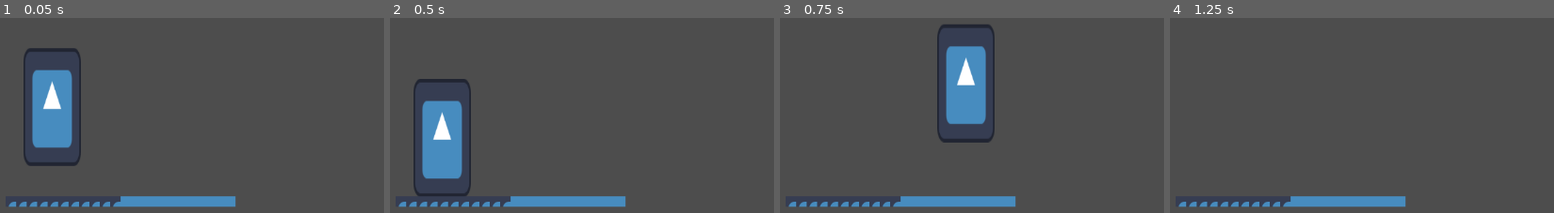
Above: before the commit, frames 1-4 (left to right).
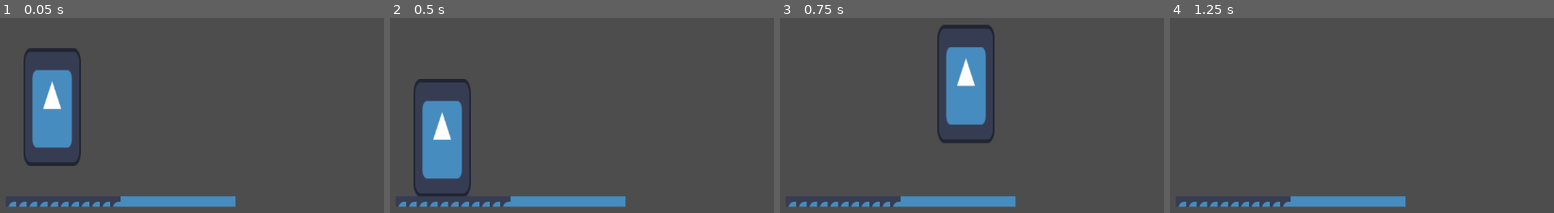
Above: after the commit, the same moments.

Repository: Mkath1423/wgdc-w25-game-jam
Game: Godot game, scene res://scenes/Level.tscn
Two runs of this game, one before a commit and one after it. Both use one fixed random seed, a clock stepped at 60 frames per second and the inputs below. This scene is started directly instead of the project's main scene. The engine's default icon, where the game draws it, is replaced by a stand-in: a white triangle on a blue panel in a dark square.
Inputs (mouse positions are in pixels of both pictures, inside the frame that each line leads up to):
- Up to frame 1 (0.05 s): no input
- Up to frame 2 (0.5 s): no input
- Up to frame 3 (0.75 s): tap Enter at 0.5 s; move the mouse to (795, 187) at 0.52 s; hold D (move_right) from 0.53 s (still down); tap Space (jump) at 0.6 s
- Up to frame 4 (1.25 s): keep holding D (move_right); tap Space (jump) at 0.77, 1.07 s

Frames 1-2 are identical in both runs. In frame 3, 0.2% of the frame differs, in the area x 43-54%, y 14-55%; in frame 4, nothing differs.

Commit message:
added animated camera that follows player

Diff:
--- /dev/null
+++ b/chill-out/scenes/animated_camera.tscn
@@ -0,0 +1,19 @@
+[gd_scene load_steps=3 format=3 uid="uid://vrdfrblclk7p"]
+
+[ext_resource type="Script" path="res://scenes/testing/camera_controller.gd" id="1_gtsfl"]
+
+[sub_resource type="RectangleShape2D" id="RectangleShape2D_82xfd"]
+size = Vector2(1152, 649)
+
+[node name="AnimatedCamera" type="Camera2D"]
+script = ExtResource("1_gtsfl")
+follow_rate = 4.0
+max_follow_distance = 75.0
+min_follow_distance = 3.0
+
+[node name="CharacterBody2D" type="CharacterBody2D" parent="."]
+collision_layer = 128
+collision_mask = 128
+
+[node name="CollisionShape2D" type="CollisionShape2D" parent="CharacterBody2D"]
+shape = SubResource("RectangleShape2D_82xfd")
--- a/chill-out/scenes/player.tscn
+++ b/chill-out/scenes/player.tscn
@@ -16,7 +16,7 @@
 jump_speed = 1000
 max_fall_speed = 410001000
 coyote_frames = 5
-jump_buffering_frames = 5
+jump_buffering_frames = 15
 variable_jump_stopping = 3
 additional_fall_gravity_threshhold = 100.0
 additional_fall_gravity = 2.0
--- /dev/null
+++ b/chill-out/scenes/testing/camera_bounds.gd
@@ -0,0 +1,11 @@
+extends Node2D
+
+@export var room_bounds : Rect2 = null
+# Called when the node enters the scene tree for the first time.
+func _ready() -> void:
+	pass # Replace with function body.
+
+
+# Called every frame. 'delta' is the elapsed time since the previous frame.
+func _process(delta: float) -> void:
+	pass
--- /dev/null
+++ b/chill-out/scenes/testing/camera_controller.gd
@@ -0,0 +1,49 @@
+extends Node2D
+
+@export var scroll_speed : float = 0
+@export var follow_rate : float = 0
+@export var max_follow_distance : float = 0
+@export var min_follow_distance : float = 0
+
+var player : Node2D = null
+
+var panning = false
+
+signal done_panning
+
+func _ready() -> void:
+	initialize()
+
+func initialize():
+	var p = get_tree().get_nodes_in_group("player")
+	if len(p) == 0:
+		player = null
+
+	else:
+		player = p[0]
+
+func update_camera_position():
+	pass
+
+func smooth_follow(delta: float):
+	if player == null:
+		return
+
+	var to_player = player.global_position - global_position
+	var dist = to_player.length()
+
+	if dist < min_follow_distance:
+		position += to_player
+
+	elif dist > max_follow_distance:
+		position += ((dist - max_follow_distance)/dist) * to_player
+
+	else:
+		global_position = global_position.lerp(player.global_position, delta*follow_rate)
+
+func _physics_process(delta: float) -> void:
+	if panning:
+		pass
+
+	else:
+		smooth_follow(delta)
--- /dev/null
+++ b/chill-out/scenes/testing/test_room.tscn
@@ -0,0 +1,25 @@
+[gd_scene load_steps=5 format=3 uid="uid://bb885hkld7wjl"]
+
+[ext_resource type="PackedScene" uid="uid://vrdfrblclk7p" path="res://scenes/animated_camera.tscn" id="1_fujro"]
+[ext_resource type="PackedScene" uid="uid://bsiba0xh01axl" path="res://scenes/player.tscn" id="2_gs7x4"]
+[ext_resource type="Texture2D" uid="uid://dtk4alli1j447" path="res://sprites/icon.svg" id="3_24pnn"]
+
+[sub_resource type="SegmentShape2D" id="SegmentShape2D_wvpmn"]
+a = Vector2(-693, 434)
+b = Vector2(686, 432)
+
+[node name="TestRoom" type="Node2D"]
+
+[node name="AnimatedCamera" parent="." instance=ExtResource("1_fujro")]
+
+[node name="player" parent="." instance=ExtResource("2_gs7x4")]
+
+[node name="StaticBody2D" type="StaticBody2D" parent="."]
+
+[node name="CollisionShape2D" type="CollisionShape2D" parent="StaticBody2D"]
+shape = SubResource("SegmentShape2D_wvpmn")
+
+[node name="Icon" type="Sprite2D" parent="StaticBody2D"]
+position = Vector2(-1.49998, 504)
+scale = Vector2(10.6953, 1)
+texture = ExtResource("3_24pnn")
--- a/chill-out/sprites/player.gd
+++ b/chill-out/sprites/player.gd
@@ -36,6 +36,8 @@
 	# jump buffering
 	if Input.is_action_just_pressed("jump"):
 		was_jumping = jump_buffering_frames
+	elif Input.is_action_just_released("jump"):
+		was_jumping = 0
 	else:
 		was_jumping -= 1
 
--- /dev/null
+++ b/chill-out/src/projectile_type.gd
@@ -0,0 +1,4 @@
+class_name ProjectileType extends Resource
+
+@export var hud_icon : PackedScene = null
+@export var projectile : PackedScene = null
